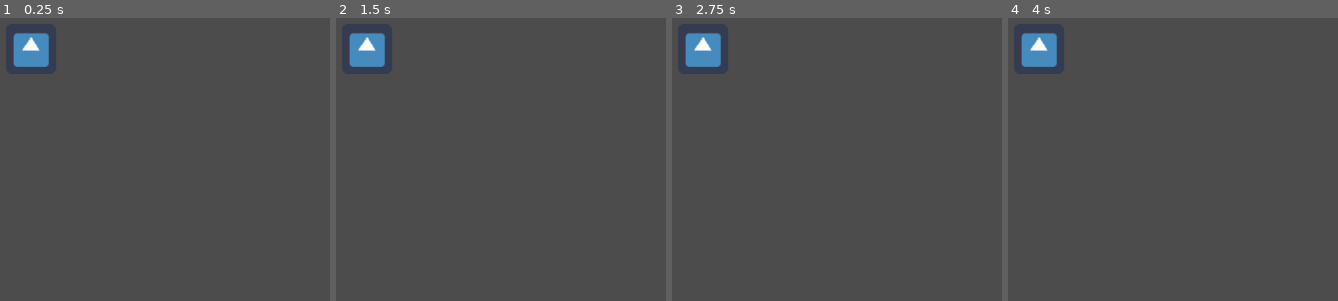
Above: before the commit, frames 1-4 (left to right).
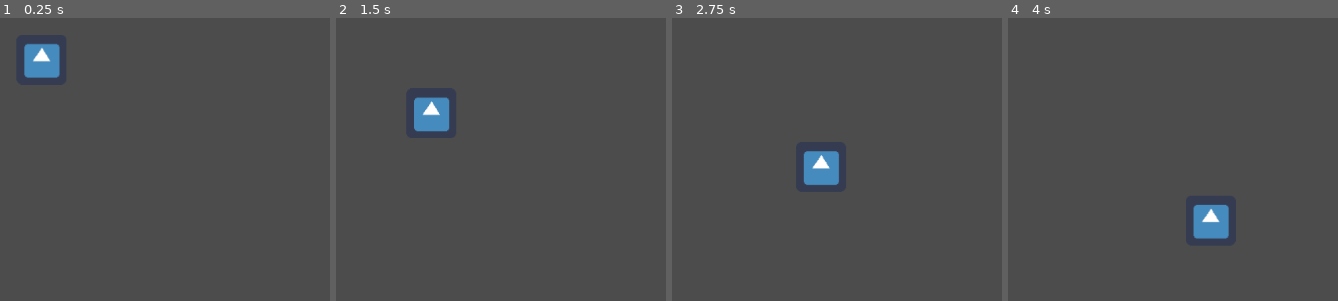
Above: after the commit, the same moments.

Repository: AtharvVohra/Spider-Swat
Game: Godot game, scene res://Scenes/World.tscn
Two runs of this game, one before a commit and one after it. Both use one fixed random seed, a clock stepped at 60 frames per second and the inputs below. The engine's default icon, where the game draws it, is replaced by a stand-in: a white triangle on a blue panel in a dark square.
Inputs:
- Up to frame 1 (0.25 s): no input
- Up to frame 2 (1.5 s): no input
- Up to frame 3 (2.75 s): no input
- Up to frame 4 (4 s): no input

The runs differ from the first frame. In frame 1, 1.7% of the frame differs, in the area x 3-19%, y 5-22%; in frame 2, 2.6%, in the area x 3-35%, y 5-41%; in frame 3, 2.6%; in frame 4, 2.6%.
Error before the commit: Parse Error: The identifier "random_vlocity" isn't declared in the current scope. (res://Scripts/Spider_Movement.gd:12)

Commit message:
Fixed random movement

Diff:
--- a/Scripts/Spider_Movement.gd
+++ b/Scripts/Spider_Movement.gd
@@ -9,9 +9,9 @@
 func _ready():
 	# Called when the node is added to the scene for the first time.
 	# Initialization here
-	random_vlocity = randi()%50+51
-	velocity.x = random_vlocity
-	velocity.y = random_vlocity
+	var random_velocity = randi()%50+51
+	velocity.x = random_velocity
+	velocity.y = random_velocity
 
 func _process(delta):
 #	# Called every frame. Delta is time since last frame.
Not shown, added: Assets/spiderbag1.png.import
Not shown, added: Assets/spiderbag2.png.import
